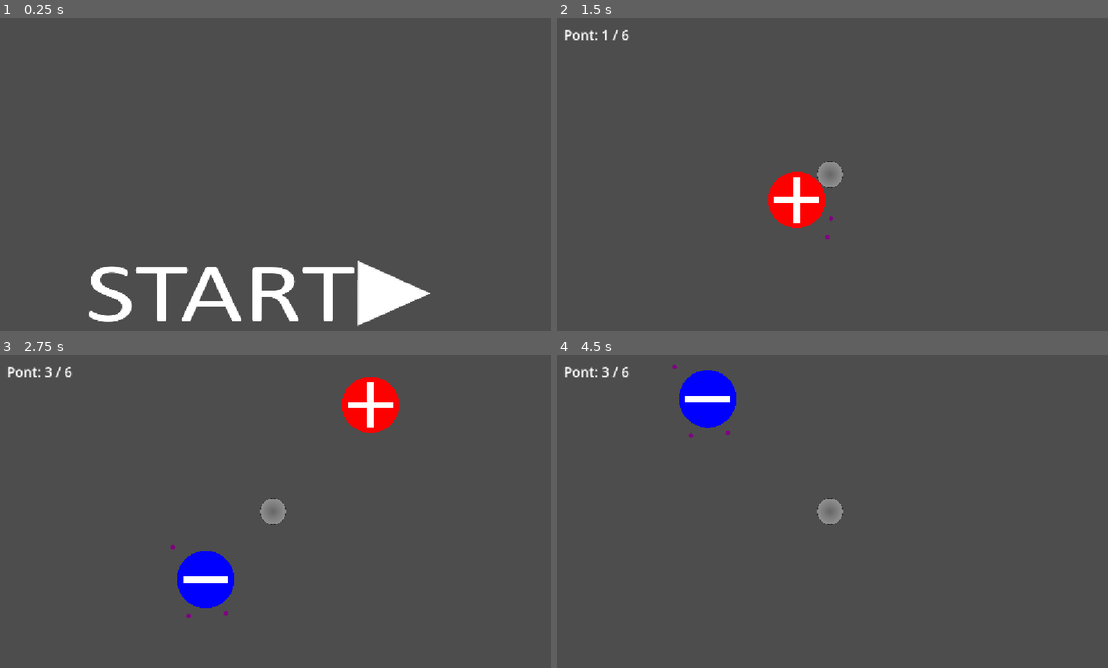
Above: before the commit, frames 1-4 (two rows, left to right).
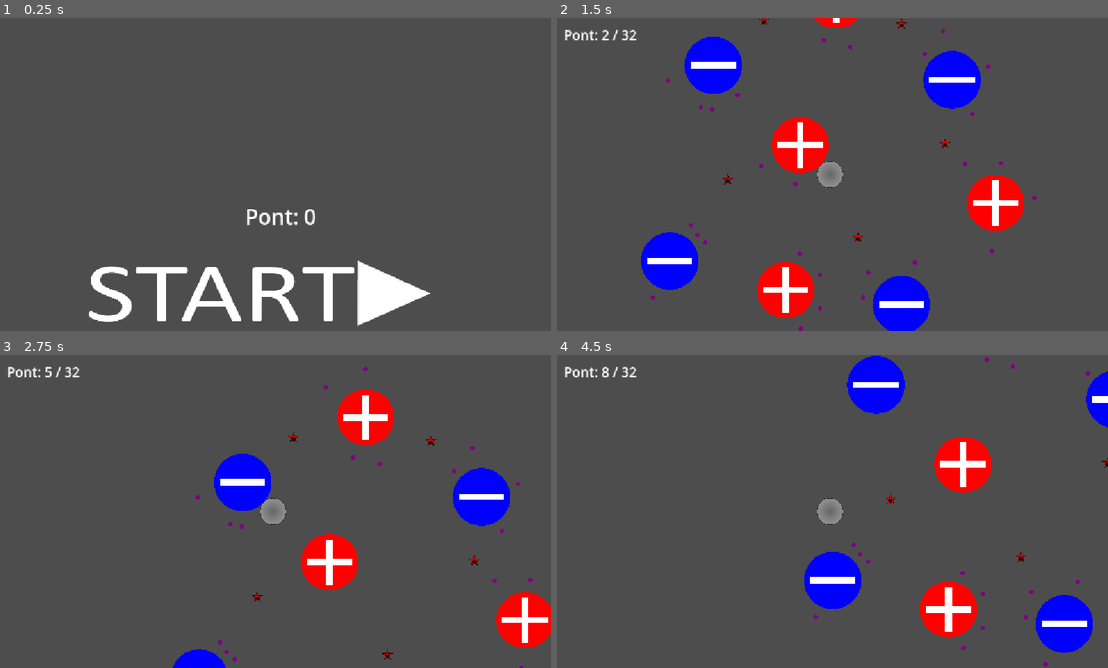
Above: after the commit, the same moments.

Repository: KendeTelbisz/godot_game
Game: Godot game, scene res://scenes/MainMenu.tscn
Two runs of this game, one before a commit and one after it. Both use one fixed random seed, a clock stepped at 60 frames per second and the inputs below.
Inputs (mouse positions are in pixels of both pictures, inside the frame that each line leads up to):
- Up to frame 1 (0.25 s): no input
- Up to frame 2 (1.5 s): click (815, 293) at 0.5 s; hold D (move_right) from 1.28 s (still down); tap W (jump) at 1.35 s
- Up to frame 3 (2.75 s): keep holding D (move_right); tap W (jump) at 1.52, 1.82, 2.27, 2.3, 2.57 s; tap Space (toggle_polarity) at 2.1 s
- Up to frame 4 (4.5 s): release D (move_right) at 2.78 s; hold A (move_left) 2.78-3.53 s; tap W (jump) at 2.85, 3.77, 3.8, 4.07, 4.35 s; hold D (move_right) from 3.53 s (still down); tap Space (toggle_polarity) at 3.6 s

The runs differ from the first frame. In frame 1, 0.3% of the frame differs, in the area x 44-58%, y 61-67%; in frame 2, 13%, in the area x 8-88%, y 0-100%; in frame 3, 9.5%; in frame 4, 9.8%.

Commit message:
bigger map

Diff:
--- /dev/null
+++ b/game/assets/hazard.svg
@@ -0,0 +1,5 @@
+<?xml version="1.0" encoding="UTF-8"?>
+<svg width="200" height="200" viewBox="0 0 200 200" xmlns="http://www.w3.org/2000/svg">
+  <polygon points="100,6 117,58 172,58 127,90 145,143 100,111 55,143 73,90 28,58 83,58" fill="#cc0000" stroke="#3a0000" stroke-width="6" stroke-linejoin="round"/>
+  <circle cx="100" cy="100" r="26" fill="#2b0000"/>
+</svg>
--- a/game/scenes/MainMenu.tscn
+++ b/game/scenes/MainMenu.tscn
@@ -2,6 +2,7 @@
 
 [ext_resource type="Texture2D" uid="uid://fi5x5cul5mj8" path="res://assets/START.png" id="1_0ykhv"]
 [ext_resource type="Script" uid="uid://gpfgmr0jxaq6" path="res://scripts/start button.gd" id="2_0ykhv"]
+[ext_resource type="Script" path="res://scripts/menu.gd" id="3_menu"]
 
 [sub_resource type="FontVariation" id="FontVariation_yqorp"]
 
@@ -12,6 +13,7 @@
 anchor_bottom = 1.0
 grow_horizontal = 2
 grow_vertical = 2
+script = ExtResource("3_menu")
 
 [node name="Button" type="Button" parent="." unique_id=1143703865]
 layout_mode = 0
@@ -27,4 +29,14 @@
 autowrap_trim_flags = 192
 script = ExtResource("2_0ykhv")
 
+[node name="ScoreLabel" type="Label" parent="."]
+layout_mode = 0
+offset_left = 178.0
+offset_top = 380.0
+offset_right = 1006.0
+offset_bottom = 450.0
+theme_override_font_sizes/font_size = 44
+text = "Pont: 0"
+horizontal_alignment = 1
+
 [connection signal="pressed" from="Button" to="Button" method="_on_pressed"]
--- /dev/null
+++ b/game/scenes/hazard.tscn
@@ -0,0 +1,16 @@
+[gd_scene load_steps=4 format=3]
+
+[ext_resource type="Texture2D" path="res://assets/hazard.svg" id="1_hazard"]
+[ext_resource type="Script" path="res://scripts/hazard.gd" id="2_hazard"]
+
+[sub_resource type="CircleShape2D" id="CircleShape2D_hazard"]
+radius = 75.0
+
+[node name="Hazard" type="Area2D"]
+script = ExtResource("2_hazard")
+
+[node name="Sprite2D" type="Sprite2D" parent="."]
+texture = ExtResource("1_hazard")
+
+[node name="CollisionShape2D" type="CollisionShape2D" parent="."]
+shape = SubResource("CircleShape2D_hazard")
--- /dev/null
+++ b/game/scenes/magnet.tscn
@@ -0,0 +1,21 @@
+[gd_scene load_steps=4 format=3]
+
+[ext_resource type="Texture2D" path="res://assets/object-POS.svg" id="1_magnet"]
+[ext_resource type="Script" path="res://scripts/magnet.gd" id="2_magnet"]
+
+[sub_resource type="CircleShape2D" id="CircleShape2D_magnet"]
+radius = 396.4669
+
+[node name="Magnet" type="Area2D"]
+script = ExtResource("2_magnet")
+
+[node name="Sprite2D" type="Sprite2D" parent="."]
+texture = ExtResource("1_magnet")
+
+[node name="CollisionShape2D" type="CollisionShape2D" parent="."]
+shape = SubResource("CircleShape2D_magnet")
+
+[node name="Solid" type="StaticBody2D" parent="."]
+
+[node name="CollisionShape2D" type="CollisionShape2D" parent="Solid"]
+shape = SubResource("CircleShape2D_magnet")
--- a/game/scenes/node_2d.tscn
+++ b/game/scenes/node_2d.tscn
@@ -1,13 +1,9 @@
 [gd_scene format=3 uid="uid://dxllcsff00ecp"]
 
-[ext_resource type="Texture2D" uid="uid://b7rf61t1bsl6r" path="res://assets/object-NEG.svg" id="1_6e84v"]
 [ext_resource type="Texture2D" uid="uid://ctqlyjfiprucf" path="res://assets/player.svg" id="2_4dvvg"]
 [ext_resource type="AudioStream" uid="uid://crxlifi1hp3g" path="res://scripts/sound(2).wav" id="2_fws66"]
 [ext_resource type="Script" uid="uid://dxwpcmmldsgvg" path="res://scripts/player.gd" id="2_rnjyy"]
-[ext_resource type="Script" uid="uid://ss6uosh6hts8" path="res://scripts/magnet_N.gd" id="3_j7wrs"]
-[ext_resource type="Texture2D" uid="uid://cv5pfubdxexqn" path="res://assets/object-POS.svg" id="5_04qyp"]
-[ext_resource type="Script" uid="uid://c7nigdf3btjic" path="res://scripts/magnet_P.gd" id="5_fws66"]
-[ext_resource type="Script" uid="uid://bnjqgiq6vi4bh" path="res://scripts/game.gd" id="8_game"]
+[ext_resource type="Script" path="res://scripts/game.gd" id="8_game"]
 
 [sub_resource type="CircleShape2D" id="CircleShape2D_efyvp"]
 radius = 182.84967
@@ -15,21 +11,18 @@
 [sub_resource type="CircleShape2D" id="CircleShape2D_ytkqx"]
 radius = 4000.0
 
-[sub_resource type="CircleShape2D" id="CircleShape2D_6e84v"]
-radius = 396.4669
-
 [node name="Node2D" type="Node2D" unique_id=2050736834]
 script = ExtResource("8_game")
 
-[node name="HUD" type="CanvasLayer" parent="." unique_id=1318252162]
+[node name="HUD" type="CanvasLayer" parent="."]
 
-[node name="PointsLabel" type="Label" parent="HUD" unique_id=1257746836]
+[node name="PointsLabel" type="Label" parent="HUD"]
 offset_left = 24.0
 offset_top = 16.0
 offset_right = 420.0
 offset_bottom = 64.0
 theme_override_font_sizes/font_size = 28
-text = "Pont: 0 / 6"
+text = "Pont: 0 / 32"
 
 [node name="CharacterBody2D" type="CharacterBody2D" parent="." unique_id=1612839325]
 script = ExtResource("2_rnjyy")
@@ -55,35 +48,3 @@
 
 [node name="CollisionShape2D" type="CollisionShape2D" parent="CharacterBody2D/Area2D" unique_id=1977163401]
 shape = SubResource("CircleShape2D_efyvp")
-
-[node name="Magnet-N001" type="Area2D" parent="." unique_id=1326027472]
-position = Vector2(1631, 12)
-script = ExtResource("3_j7wrs")
-
-[node name="Sprite2D" type="Sprite2D" parent="Magnet-N001" unique_id=1655955701]
-texture = ExtResource("1_6e84v")
-
-[node name="CollisionShape2D" type="CollisionShape2D" parent="Magnet-N001" unique_id=1785998965]
-shape = SubResource("CircleShape2D_6e84v")
-debug_color = Color(0.994831, 0, 0.22318771, 0.41960785)
-
-[node name="Solid" type="StaticBody2D" parent="Magnet-N001" unique_id=884422110]
-
-[node name="CollisionShape2D" type="CollisionShape2D" parent="Magnet-N001/Solid" unique_id=556677889]
-shape = SubResource("CircleShape2D_6e84v")
-
-[node name="Magnet-P001" type="Area2D" parent="." unique_id=573376002]
-position = Vector2(3909, -2398)
-script = ExtResource("5_fws66")
-
-[node name="Sprite2D" type="Sprite2D" parent="Magnet-P001" unique_id=1100515993]
-texture = ExtResource("5_04qyp")
-
-[node name="CollisionShape2D" type="CollisionShape2D" parent="Magnet-P001" unique_id=92245072]
-shape = SubResource("CircleShape2D_6e84v")
-debug_color = Color(0.994831, 0, 0.22318771, 0.41960785)
-
-[node name="Solid" type="StaticBody2D" parent="Magnet-P001" unique_id=215532967]
-
-[node name="CollisionShape2D" type="CollisionShape2D" parent="Magnet-P001/Solid" unique_id=2046084682]
-shape = SubResource("CircleShape2D_6e84v")
--- a/game/scripts/game.gd
+++ b/game/scripts/game.gd
@@ -1,29 +1,66 @@
 extends Node2D
 
+const GameData := preload("res://scripts/game_data.gd")
 const POINT_SCENE := preload("res://scenes/point.tscn")
+const MAGNET_SCENE := preload("res://scenes/magnet.tscn")
+const HAZARD_SCENE := preload("res://scenes/hazard.tscn")
 const MAIN_MENU := "res://scenes/MainMenu.tscn"
-const TOTAL_POINTS := 6
 const TEX_NORTH := preload("res://assets/object-POS.svg")
 const TEX_SOUTH := preload("res://assets/object-NEG.svg")
+const POINTS_PER_MAGNET := 4
+const MAGNET_COUNT := 8
+const TOTAL_POINTS := MAGNET_COUNT * POINTS_PER_MAGNET
 const LEASH_DISTANCE := 3800.0
 const LEASH_TIME := 1.0
+const SPAWN_HAZARD_CLEARANCE := 450.0
+const POINT_HAZARD_CLEARANCE := 250.0
+
+const MAGNET_POSITIONS := [
+	Vector2(700, 300),
+	Vector2(2300, 700),
+	Vector2(3900, 900),
+	Vector2(5200, -500),
+	Vector2(4600, -2200),
+	Vector2(3000, -3300),
+	Vector2(1300, -2400),
+	Vector2(2500, -1300),
+]
+
+const HAZARD_POSITIONS := [
+	Vector2(1500, -800),
+	Vector2(3300, 0),
+	Vector2(4500, -1300),
+	Vector2(3900, -2950),
+	Vector2(2000, -3000),
+]
 
 @onready var label: Label = $HUD/PointsLabel
 @onready var player: CharacterBody2D = $CharacterBody2D
 
 var remaining := TOTAL_POINTS
 var leash_time := 0.0
+var dying := false
 
 
 func _ready() -> void:
-	var magnets := get_tree().get_nodes_in_group("magnets")
-	if magnets.is_empty():
-		return
-
+	GameData.reload()
+	GameData.apply_player_stats(player)
+	var magnets := _create_magnets()
 	_randomize_magnets(magnets)
+	_spawn_hazards()
 	_place_player(magnets)
 	_spawn_points(magnets)
 	_update_label()
+
+
+func _create_magnets() -> Array:
+	var result: Array = []
+	for position in MAGNET_POSITIONS:
+		var magnet := MAGNET_SCENE.instantiate()
+		add_child(magnet)
+		magnet.global_position = position
+		result.append(magnet)
+	return result
 
 
 func _randomize_magnets(magnets: Array) -> void:
@@ -34,6 +71,14 @@
 		magnet.polarity = polarity
 		var sprite: Sprite2D = magnet.get_node("Sprite2D")
 		sprite.texture = TEX_NORTH if polarity == 0 else TEX_SOUTH
+
+
+func _spawn_hazards() -> void:
+	for position in HAZARD_POSITIONS:
+		var hazard := HAZARD_SCENE.instantiate()
+		add_child(hazard)
+		hazard.global_position = position
+		hazard.hit.connect(_on_player_died)
 
 
 func _spawn_points(magnets: Array) -> void:
@@ -51,22 +96,36 @@
 	for attempt in 32:
 		var angle := randf() * TAU
 		var position := magnet.global_position + Vector2.RIGHT.rotated(angle) * distance
-		if player.global_position.distance_to(position) > 300.0:
+		if player.global_position.distance_to(position) > 300.0 and _hazards_clear(position, POINT_HAZARD_CLEARANCE):
 			return angle
 	return randf() * TAU
 
 
 func _place_player(magnets: Array) -> void:
-	var magnet: Area2D = magnets.pick_random()
-	var distance := _orbit_distance(magnet) + randf_range(200.0, 500.0)
+	var chosen: Area2D = magnets.pick_random()
+	var distance := _orbit_distance(chosen) + randf_range(200.0, 500.0)
 	var angle := randf() * TAU
-	player.global_position = magnet.global_position + Vector2.RIGHT.rotated(angle) * distance
+	for attempt in 64:
+		var position := chosen.global_position + Vector2.RIGHT.rotated(angle) * distance
+		if _hazards_clear(position, SPAWN_HAZARD_CLEARANCE):
+			break
+		chosen = magnets.pick_random()
+		distance = _orbit_distance(chosen) + randf_range(200.0, 500.0)
+		angle = randf() * TAU
+	player.global_position = chosen.global_position + Vector2.RIGHT.rotated(angle) * distance
 	player.velocity = Vector2.ZERO
-	player.current_polarity = 1 - int(magnet.polarity)
+	player.current_polarity = 1 - int(chosen.polarity)
+
+
+func _hazards_clear(position: Vector2, radius: float) -> bool:
+	for hazard in get_tree().get_nodes_in_group("hazards"):
+		if position.distance_to(hazard.global_position) < radius:
+			return false
+	return true
 
 
 func _physics_process(delta: float) -> void:
-	if remaining <= 0:
+	if remaining <= 0 or dying:
 		return
 	var magnets := get_tree().get_nodes_in_group("magnets")
 	if magnets.is_empty():
@@ -101,10 +160,22 @@
 
 
 func _on_point_collected() -> void:
+	if dying:
+		return
 	remaining -= 1
+	GameData.add_points(1)
 	_update_label()
 	if remaining <= 0:
 		_finish()
+
+
+func _on_player_died() -> void:
+	if dying:
+		return
+	dying = true
+	GameData.reset_points()
+	await get_tree().create_timer(0.4).timeout
+	get_tree().reload_current_scene()
 
 
 func _update_label() -> void:
--- /dev/null
+++ b/game/scripts/game_data.gd
@@ -0,0 +1,86 @@
+extends RefCounted
+
+const SAVE_PATH := "user://player_data.json"
+
+static var _data := {}
+
+
+static func _defaults() -> Dictionary:
+	return {
+		"points": 0,
+		"deaths": 0,
+		"player": {
+			"speed": 700.0,
+			"acceleration": 6000.0,
+			"air_acceleration": 4000.0,
+			"friction": 9000.0,
+			"jump_velocity": -1100.0,
+			"gravity": 2000.0,
+			"max_fall_speed": 2200.0,
+			"magnetic_strength_multiplier": 8000000000.0,
+			"min_distance": 80.0,
+			"max_magnetic_force": 20000.0,
+			"magnetic_damping": 2.0,
+			"max_magnetic_speed": 2500.0,
+			"magnet_contact_tolerance": 24.0
+		}
+	}
+
+
+static func reload() -> void:
+	_data = _load()
+
+
+static func data() -> Dictionary:
+	if _data.is_empty():
+		_data = _load()
+	return _data
+
+
+static func _load() -> Dictionary:
+	var result := _defaults()
+	if FileAccess.file_exists(SAVE_PATH):
+		var file := FileAccess.open(SAVE_PATH, FileAccess.READ)
+		if file != null:
+			var parsed = JSON.parse_string(file.get_as_text())
+			if parsed is Dictionary:
+				for key in parsed:
+					if key == "player" and parsed[key] is Dictionary:
+						for stat in parsed[key]:
+							result["player"][stat] = parsed[key][stat]
+					else:
+						result[key] = parsed[key]
+	_write(result)
+	return result
+
+
+static func _write(value: Dictionary) -> void:
+	var file := FileAccess.open(SAVE_PATH, FileAccess.WRITE)
+	if file != null:
+		file.store_string(JSON.stringify(value, "\t"))
+
+
+static func save() -> void:
+	_write(data())
+
+
+static func get_points() -> int:
+	return int(data().get("points", 0))
+
+
+static func add_points(amount: int) -> void:
+	data()["points"] = get_points() + amount
+	save()
+
+
+static func reset_points() -> void:
+	data()["points"] = 0
+	data()["deaths"] = int(data().get("deaths", 0)) + 1
+	save()
+
+
+static func apply_player_stats(player: Node) -> void:
+	var stats: Dictionary = data().get("player", {})
+	for key in stats:
+		if player.get(key) != null:
+			player.set(key, stats[key])
--- /dev/null
+++ b/game/scripts/hazard.gd
@@ -0,0 +1,14 @@
+extends Area2D
+
+signal hit
+
+
+func _ready() -> void:
+	if not is_in_group("hazards"):
+		add_to_group("hazards")
+	body_entered.connect(_on_body_entered)
+
+
+func _on_body_entered(body: Node2D) -> void:
+	if body.is_in_group("player"):
+		hit.emit()
--- /dev/null
+++ b/game/scripts/magnet.gd
@@ -0,0 +1,10 @@
+extends Area2D
+
+enum Polarity { NORTH, SOUTH }
+
+@export var polarity: Polarity = Polarity.NORTH
+
+
+func _ready() -> void:
+	if not is_in_group("magnets"):
+		add_to_group("magnets")
--- /dev/null
+++ b/game/scripts/menu.gd
@@ -0,0 +1,10 @@
+extends Control
+
+const GameData := preload("res://scripts/game_data.gd")
+
+@onready var score_label: Label = $ScoreLabel
+
+
+func _ready() -> void:
+	GameData.reload()
+	score_label.text = "Pont: %d" % GameData.get_points()
--- a/game/test_game.gd
+++ /dev/null
@@ -1,174 +0,0 @@
-extends SceneTree
-
-var game: Node
-var player: CharacterBody2D
-var label: Label
-var magnets: Array = []
-var nearest: Node2D
-var other: Node2D
-var failures: Array = []
-var phase := 0
-var phase_frame := 0
-
-
-func _initialize() -> void:
-	game = load("res://scenes/node_2d.tscn").instantiate()
-	root.add_child(game)
-	current_scene = game
-
-
-func _check(condition: bool, message: String) -> void:
-	if condition:
-		print("PASS: ", message)
-	else:
-		failures.append(message)
-		print("FAIL: ", message)
-
-
-func _point_nodes() -> Array:
-	var result: Array = []
-	for child in game.get_children():
-		if child.scene_file_path == "res://scenes/point.tscn":
-			result.append(child)
-	return result
-
-
-func _first_circle_radius(node: Node) -> float:
-	for child in node.get_children():
-		if child is CollisionShape2D and child.shape is CircleShape2D:
-			return child.shape.radius
-	return 0.0
-
-
-func _contact_distance(magnet: Node) -> float:
-	return _first_circle_radius(magnet) + _first_circle_radius(player)
-
-
-func _attached_to(magnet: Node) -> bool:
-	var distance: float = player.global_position.distance_to(magnet.global_position)
-	return distance <= _contact_distance(magnet) + 24.0
-
-
-func _finish(result: bool) -> void:
-	print("RESULT: ", "ALL TESTS PASSED" if result else "%d FAILURE(S): %s" % [failures.size(), ", ".join(failures)])
-	quit(0 if result else 1)
-
-
-func _physics_process(_delta: float) -> bool:
-	phase_frame += 1
-
-	if phase == 0:
-		if phase_frame < 10:
-			return false
-		player = game.get_node("CharacterBody2D")
-		label = game.get_node("HUD/PointsLabel")
-		magnets = get_nodes_in_group("magnets")
-		var points := _point_nodes()
-		_check(points.size() == 6, "exactly 6 points spawned (got %d)" % points.size())
-		_check(magnets.size() == 2, "two magnets in group (got %d)" % magnets.size())
-		if magnets.size() < 2:
-			_finish(false)
-			return false
-		var a: Node2D = magnets[0]
-		var b: Node2D = magnets[1]
-		_check(int(a.get("polarity")) != int(b.get("polarity")), "magnets have opposite polarities")
-		var tex_north := "res://assets/object-POS.svg"
-		var tex_south := "res://assets/object-NEG.svg"
-		var expected_a := tex_north if int(a.get("polarity")) == 0 else tex_south
-		var expected_b := tex_north if int(b.get("polarity")) == 0 else tex_south
-		_check(a.get_node("Sprite2D").texture.resource_path == expected_a, "magnet A sprite matches its polarity")
-		_check(b.get_node("Sprite2D").texture.resource_path == expected_b, "magnet B sprite matches its polarity")
-		var near_a := 0
-		for point in points:
-			if point.global_position.distance_to(a.global_position) < point.global_position.distance_to(b.global_position):
-				near_a += 1
-		_check(near_a == 3, "3 points per magnet (%d / %d)" % [near_a, points.size() - near_a])
-		nearest = a if player.global_position.distance_to(a.global_position) < player.global_position.distance_to(b.global_position) else b
-		other = b if nearest == a else a
-		var spawn_distance: float = player.global_position.distance_to(nearest.global_position)
-		_check(spawn_distance > 600.0 and spawn_distance < 1600.0, "player spawns near a magnet (%.0f px)" % spawn_distance)
-		_check(int(player.current_polarity) != int(nearest.get("polarity")), "player polarity is opposite the nearby magnet")
-		_check(player.points == 0, "no points collected on spawn (got %d)" % player.points)
-		_check(label.text == "Pont: 0 / 6", "HUD starts at 0 / 6 (got '%s')" % label.text)
-		phase = 7
-		phase_frame = 0
-		return false
-
-	if phase == 7:
-		if phase_frame == 1:
-			player.global_position = nearest.global_position + Vector2(9000.0, 9000.0)
-			player.velocity = Vector2.ZERO
-		elif phase_frame > 120:
-			nearest = magnets[0] if player.global_position.distance_to(magnets[0].global_position) < player.global_position.distance_to(magnets[1].global_position) else magnets[1]
-			other = magnets[1] if nearest == magnets[0] else magnets[0]
-			var rescued_distance: float = player.global_position.distance_to(nearest.global_position)
-			_check(rescued_distance < 1600.0, "lost player is rescued near a magnet (%.0f px)" % rescued_distance)
-			_check(int(player.current_polarity) != int(nearest.get("polarity")), "rescued player is attracted to the nearby magnet")
-			Input.action_press("move_right")
-			phase = 1
-			phase_frame = 0
-		return false
-
-	if phase == 1:
-		if _attached_to(nearest):
-			phase = 2
-			phase_frame = 0
-		elif phase_frame > 300:
-			_check(false, "player reached the nearby magnet")
-			_finish(false)
-		return false
-
-	if phase == 2:
-		if player.points >= 3:
-			_check(player.points == 3, "collected the 3 points around the first magnet (got %d)" % player.points)
-			_check(label.text == "Pont: 3 / 6", "HUD shows 3 / 6 (got '%s')" % label.text)
-			Input.action_release("move_right")
-			phase = 6
-			phase_frame = 0
-		elif phase_frame > 900:
-			_check(false, "collected the 3 points around the first magnet (got %d)" % player.points)
-			_finish(false)
-		return false
-
-	if phase == 6:
-		var radial: Vector2 = (player.global_position - nearest.global_position).normalized()
-		var toward_other: Vector2 = (other.global_position - nearest.global_position).normalized()
-		if radial.dot(toward_other) > 0.98:
-			print("INFO: flipping at alignment %.3f after %d frames" % [radial.dot(toward_other), phase_frame])
-			player.current_polarity = 1 - int(other.get("polarity"))
-			phase = 3
-			phase_frame = 0
-		elif phase_frame > 600:
-			_check(false, "player orbited to face the second magnet")
-			_finish(false)
-		return false
-
-	if phase == 3:
-		if _attached_to(other):
-			Input.action_press("move_right")
-			phase = 4
-			phase_frame = 0
-		elif phase_frame > 1800:
-			_check(false, "player reached the second magnet (%.0f px away)" % player.global_position.distance_to(other.global_position))
-			_finish(false)
-		return false
-
-	if phase == 4:
-		if player.points >= 6:
-			_check(player.points == 6, "collected all 6 points (got %d)" % player.points)
-			_check(label.text == "Pont: 6 / 6", "HUD shows 6 / 6 (got '%s')" % label.text)
-			Input.action_release("move_right")
-			phase = 5
-			phase_frame = 0
-		elif phase_frame > 900:
-			_check(false, "collected the points around the second magnet (got %d)" % player.points)
-			_finish(false)
-		return false
-
-	if phase == 5:
-		if phase_frame > 120:
-			_check(current_scene != null and current_scene.scene_file_path == "res://scenes/MainMenu.tscn", "returned to the main menu after collecting all points")
-			_finish(failures.is_empty())
-		return false
-
-	return false
Not shown, added: game/assets/hazard.svg.import
Not shown, added: game/scripts/game_data.gd.uid
Not shown, added: game/scripts/hazard.gd.uid
Not shown, added: game/scripts/magnet.gd.uid
Not shown, added: game/scripts/menu.gd.uid
Not shown, removed: game/test_game.gd.uid
